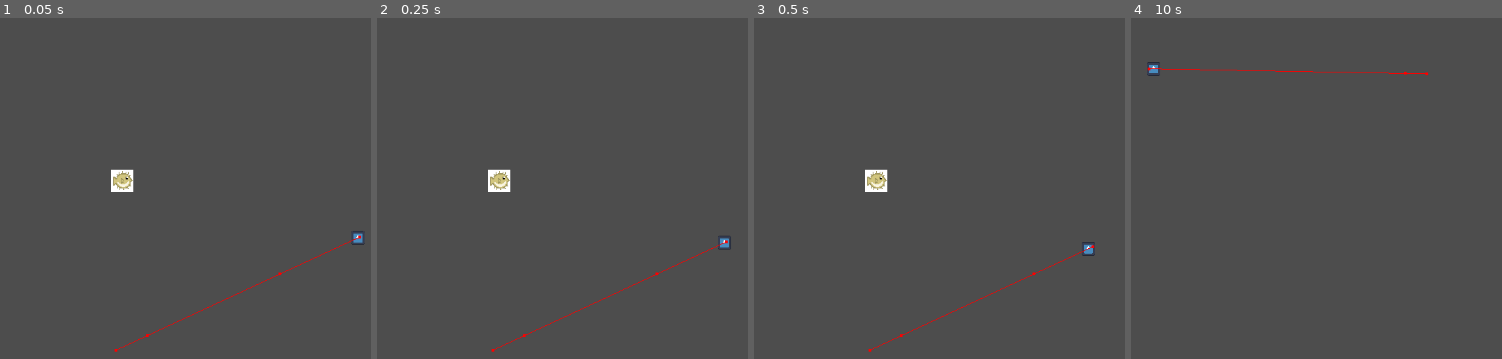
Above: before the commit, frames 1-4 (left to right).
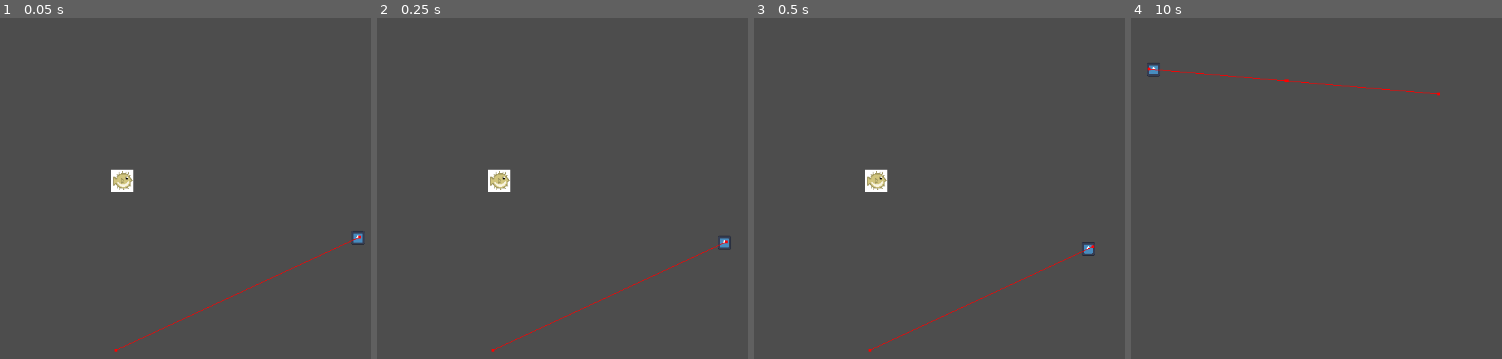
Above: after the commit, the same moments.

Repository: Chestrade/pixel-jam-2024
Game: Godot game, scene res://Level/Test Levels/AnglerFish Gym.tscn
Two runs of this game, one before a commit and one after it. Both use one fixed random seed, a clock stepped at 60 frames per second and the inputs below. The engine's default icon, where the game draws it, is replaced by a stand-in: a white triangle on a blue panel in a dark square.
Inputs:
- Up to frame 1 (0.05 s): no input
- Up to frame 2 (0.25 s): no input
- Up to frame 3 (0.5 s): no input
- Up to frame 4 (10 s): tap Enter at 0.5, 2.75, 5 s; hold Space (swim_up) 0.53-2.03 s; hold Left (swim_left) 2.03-3.53 s; hold Down (swim_down) 3.53-4.28 s; tap Space (swim_up) at 4.25 s; hold Right (swim_right) 4.28-5.03 s; hold Space (swim_up) 5.03-5.78 s; hold Right (swim_right) 5.78-8.03 s; hold Down (swim_down) 8.03-8.78 s; hold Left (swim_left) 8.78-9.53 s; hold Space (swim_up) from 9.53 s (still down)

The runs differ from the first frame. In frame 1, less than 0.1% of the frame differs, in the area x 39-77%, y 74-94%; in frame 2, less than 0.1%; in frame 3, less than 0.1%; in frame 4, 0.6%, in the area x 4-84%, y 12-23%.

Commit message:
push anglerfish gym

Diff:
--- a/Level/Test Levels/AnglerFish Gym.tscn
+++ b/Level/Test Levels/AnglerFish Gym.tscn
@@ -4,9 +4,9 @@
 [ext_resource type="PackedScene" uid="uid://cj1nptspt5q4w" path="res://Characters/angler_fish.tscn" id="1_tmi8k"]
 
 [sub_resource type="NavigationPolygon" id="NavigationPolygon_oxeyj"]
-vertices = PackedVector2Array(40, 281, 17, 15, 534, 28, 552, 629, 12, 637, 1116, 21, 1134, 637)
-polygons = Array[PackedInt32Array]([PackedInt32Array(0, 1, 2, 3), PackedInt32Array(3, 4, 0), PackedInt32Array(5, 6, 3, 2)])
-outlines = Array[PackedVector2Array]([PackedVector2Array(7, 5, 30, 281, 2, 648, 552, 639, 1145, 648, 1126, 11, 534, 18)])
+vertices = PackedVector2Array(552, 629, 12, 637, 33, 297, 540, 4, 1116, 20, 1134, 637, 33, 295, 17, 14)
+polygons = Array[PackedInt32Array]([PackedInt32Array(0, 1, 2, 3, 4), PackedInt32Array(4, 5, 0), PackedInt32Array(3, 2, 6), PackedInt32Array(3, 6, 7)])
+outlines = Array[PackedVector2Array]([PackedVector2Array(7, 5, 23, 296, 2, 648, 552, 639, 1145, 648, 1126, 11, 540, -6)])
 source_geometry_group_name = &"navigation_polygon_source_group"
 
 [node name="AnglerFishGym" type="Node2D"]
@@ -19,6 +19,7 @@
 position = Vector2(318, 271)
 
 [node name="NavigationRegion2D" type="NavigationRegion2D" parent="."]
+position = Vector2(7, 19)
 navigation_polygon = SubResource("NavigationPolygon_oxeyj")
 
 [node name="Angler Fish" parent="." node_paths=PackedStringArray("markers") instance=ExtResource("1_tmi8k")]
@@ -28,15 +29,19 @@
 [node name="Marker2D" type="Marker2D" parent="."]
 position = Vector2(158, 106)
 scale = Vector2(-30.348, -53.7946)
+gizmo_extents = 1.0
 
 [node name="Marker2D2" type="Marker2D" parent="."]
-position = Vector2(568, 117)
+position = Vector2(585, 146)
 scale = Vector2(-30.348, -53.7946)
+gizmo_extents = 1.0
 
 [node name="Marker2D3" type="Marker2D" parent="."]
 position = Vector2(946, 381)
 scale = Vector2(-30.348, -53.7946)
+gizmo_extents = 1.0
 
 [node name="Marker2D4" type="Marker2D" parent="."]
 position = Vector2(309, 515)
 scale = Vector2(-30.348, -53.7946)
+gizmo_extents = 1.0
--- /dev/null
+++ b/Level/main_menu.tscn
@@ -0,0 +1,9 @@
+[gd_scene format=3 uid="uid://b5c0ljok8t76n"]
+
+[node name="Menu" type="Control"]
+layout_mode = 3
+anchors_preset = 15
+anchor_right = 1.0
+anchor_bottom = 1.0
+grow_horizontal = 2
+grow_vertical = 2
